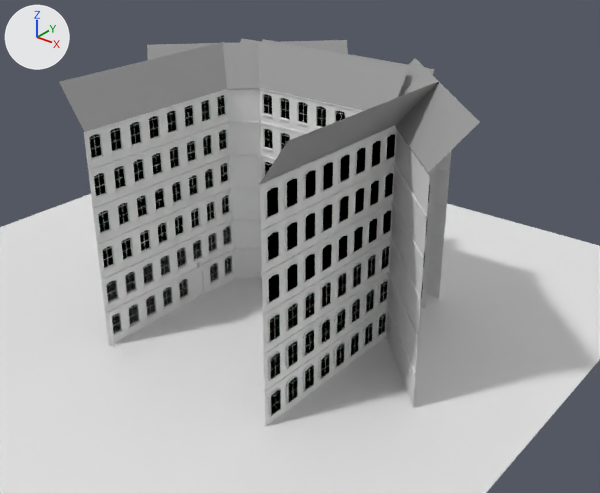
What one commit did to the Blender file Prototyp/Assets/Models/Level2/AsylumExterior/AsylumExterior.blend.
Before and after are seen from a camera (50 mm lens) standing at (47.8, -37.0, 31.1) and looking at (15.4, 3.6, 5.9). Every picture has the same lights, and +X, +Y and +Z are marked at upper left.

The first picture shows 'Floor', 'ModulesPlain', 'ModulesPlain.001', 'ModulesPlain.002', 'Modules_AllModifiers', 'Plane.001', 'Plane.003', 'Plane.004', 'Plane.005'.
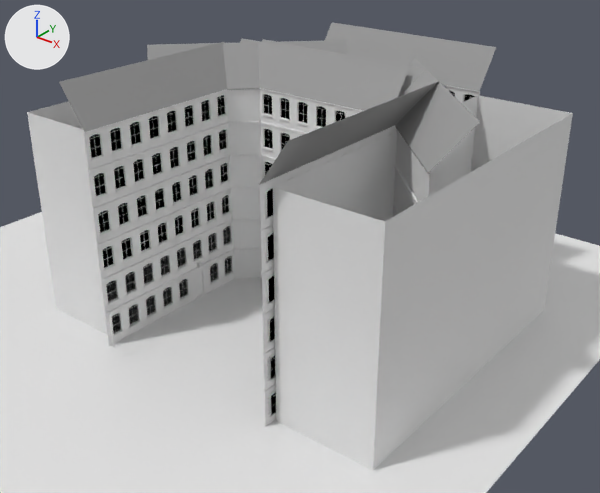
The change, as a list of edits to the scene's bpy script:
```text
Change me_plane_012:
    used by ob_plane_004; location = (21.45, 6.42, 0.0); rotation_euler = (0.0, 0.0, -1.571), in degrees (0, 0, -90)
    remove me_plane_012.from_pydata(...)  # 1332 vertices, 885 faces, 126 loose edges; spans x -0.8..0.8, y -0.1..1.9, z 0.0..18.1
    add me_plane_012.from_pydata(...)  # 11316 vertices, 7525 faces, 1050 loose edges; spans x -0.8..13.7, y -0.1..1.9, z 0.0..18.1
    me_plane_012 part 1: 9304 vertices added at x 0.8..13.7, y -0.1..1.9, z 0.0..18.1
Change ob_plane_000:
    remove ob_plane_000.hide_viewport = True
Change ob_plane_004:
    remove _m = ob_plane_004.modifiers.new('Array', 'ARRAY')
    remove _m.count = 9
    remove _m.constant_offset_displace = (0.0, 0.0, 0.0)
Change ob_grundriss_rough:
    remove ob_grundriss_rough.hide_viewport = True
```

Boxes (x1, y1, x2, y2) around the edits, measured in the pictures (600 x 493 px):
'Grundriss Rough', shown: after (27, 96, 573, 470)
'Plane.000', shown: after (325, 22, 496, 172)
part 1 of me_plane_012, added: after (259, 87, 425, 427)
'ModulesPlain', unchanged, covered by the edit: before (427, 151, 451, 299)
